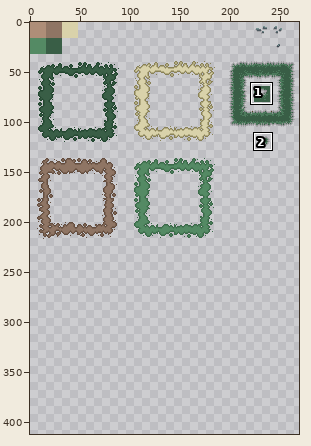
Two versions of one sprite sheet, maps/tileset.png. The first picture is a wide view before the edit; the outline marks the close-up.
Close-up. Earlier state:
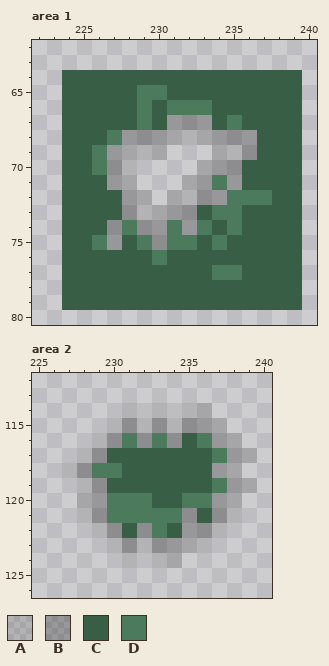
The file is 512x512 pixels. Colours within 5 levels of each other are drawn and written as one. Shown: area 1: x 222..240, y 62..80; area 2: x 225..240, y 112..126. The wide view leaves out empty margins. The commit also changed other parts of the picture, which this record leaves out.
Palette (. is transparent): A #1c1c1c26  B #1c1c1c4d  C #395e46  D #4c7a5c
Pixels before, area 1, first column x 224:
64 CCCCCCCCCCCCCCCC
65 CCCCCDDCCCCCCCCC
66 CCCCCDCDDDCCCCCC
67 CCCCCDCBBBCDCCCC
68 CCCDBBBAAABBBCCC
69 CCDBAAA...AABCCC
70 CCDBA....ABBCCCC
71 CCCBA...ABDBCCCC
72 CCCCBA.AABBDDDCC
73 CCCCBAABBCDDCCCC
74 CCCBDBBDBDCDCCCC
75 CCDBCDBDDCDCCCCC
76 CCCCCCDCCCCCCCCC
77 CCCCCCCCCCDDCCCC
78 CCCCCCCCCCCCCCCC
79 CCCCCCCCCCCCCCCC
Pixels before, area 2, first column x 227:
114 ....A.A.AA...
115 ...ABABABBA..
116 ..ABDBDBCDBA.
117 .ABCCCCCCCDBA
118 ABDDCCCCCCBA.
119 .ABCCCCCCCDBA
120 .ABDDDCCDDBA.
121 .ABDDDDDBCBA.
122 ..ABCBDCBBA..
123 ...ABABBAA...
124 ....A.AA.....
After:
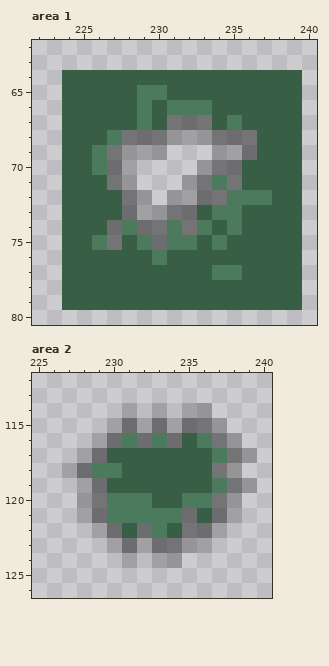
Changes in this commit:
{"colour":"A","old":"#1c1c1c26","new":"#1c1c1c40"}
{"colour":"B","old":"#1c1c1c4d","new":"#1c1c1c80"}
{"label":"changed","picture_box":[107,115,257,250]}
{"label":"changed","picture_box":[62,403,257,568]}
